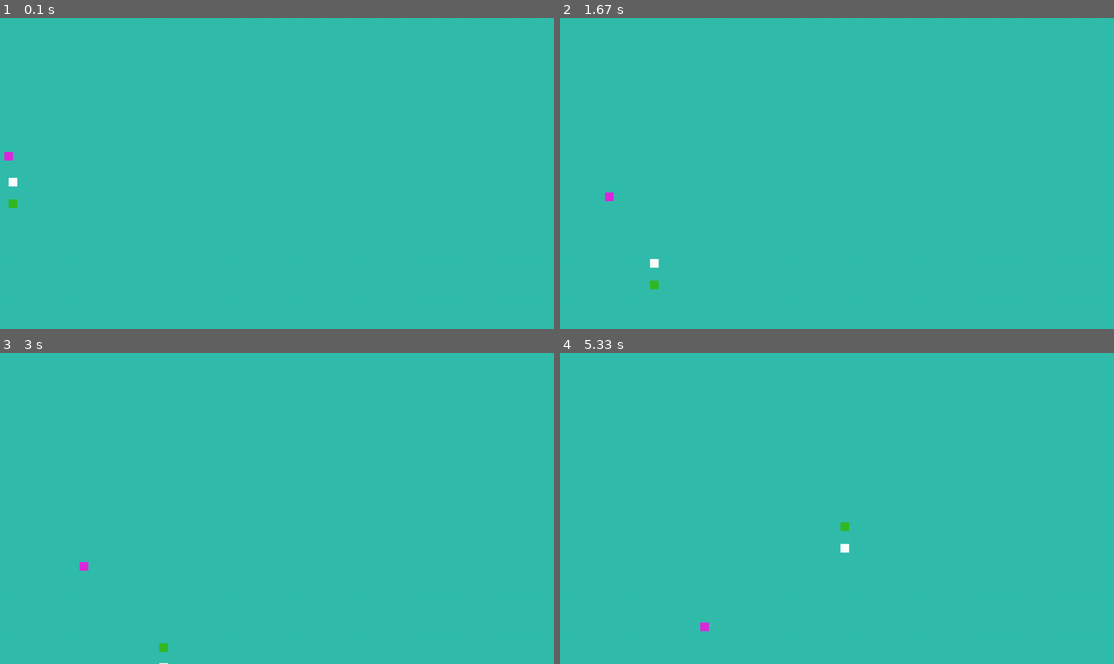
Above: before the commit, frames 1-4 (two rows, left to right).
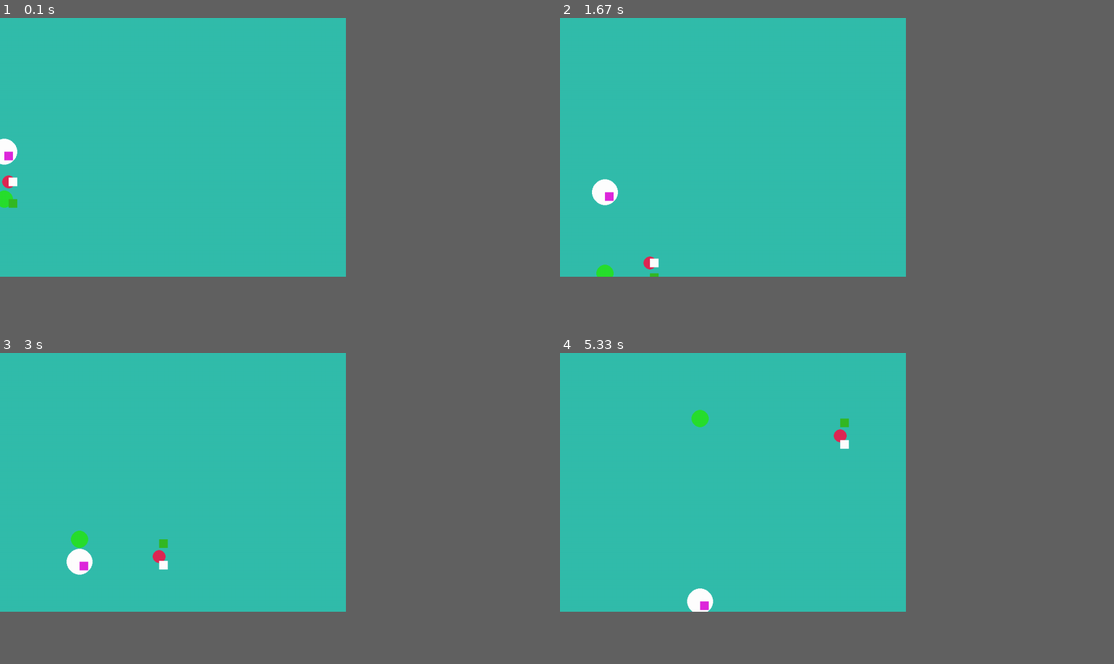
Above: after the commit, the same moments.

Repository: BalderBG/pygame-prueba
Game: pygame game, started from main.py
The game is run twice, just before and just after one commit, with the same random seed, the same clock (stepped at 60 frames per second) and the same inputs.
Inputs:
- Up to frame 1 (0.1 s): no input
- Up to frame 2 (1.67 s): no input
- Up to frame 3 (3 s): no input
- Up to frame 4 (5.33 s): no input
In our replay, the window is 900x506 before the commit and 562x421 after it. These sizes can differ from the game's own. Grey fills any space a smaller window leaves; there, only what the larger window draws over its background counts as a difference.

The runs differ from the first frame. In frame 1, 0.3% of the frame differs, in the area x 0-4%, y 38-62%; in frame 2, 0.5%; in frame 3, 0.6%; in frame 4, 0.8%, in the area x 22-53%, y 18-90%.

Commit message:
Actualizacion 0.3

Diff:
--- a/figura_class.py
+++ b/figura_class.py
@@ -20,3 +20,25 @@
 
     def dibujar(self,pantalla):
         pg.draw.rect(pantalla,self.color,(self.pos_x,self.pos_y,self.h,self.w))
+
+
+class Circulo:
+    def __init__(self,pos_x, pos_y, color=(255,255,255), radio = 10,vx=1, vy=1 ):
+        self.pos_x = pos_x
+        self.pos_y = pos_y
+        self.color = color
+        self.radio = radio
+        self.vx = vx
+        self.vy = vy
+
+    def mover(self,x_max,y_max):
+        self.pos_x += self.vx
+        self.pos_y += self.vy
+        if self.pos_x == x_max or self.pos_x == 0:
+            self.vx = self.vx*-1
+        if self.pos_y == y_max or self.pos_y == 0:
+            self.vy = self.vy*-1
+
+
+    def dibujar(self, pantalla):
+        pg.draw.circle(pantalla,self.color,(self.pos_x,self.pos_y), self.radio)
--- a/main.py
+++ b/main.py
@@ -1,10 +1,10 @@
 import pygame as pg
-from figura_class import Rectangulo
+from newfigura_class import Figura
 
 #inicializar todos los modulos de pygame, pantallas, objetos, eventos, sonidos, etc.
 pg.init()
-x_display=1280
-y_display=720
+x_display=800
+y_display=600
 
 #crear pantalla o sourface
 pantalla = pg.display.set_mode( (x_display,y_display) )#definicion de tamaño de pantalla
@@ -12,32 +12,45 @@
 
 game_over=True
 
-rectangulo1 = Rectangulo(0,300,(223, 40, 220))
-rectangulo2 = Rectangulo(0,350,vx=2,vy=2)
-rectangulo3 = Rectangulo(0,400,(52,185,36),vx=2,vy=2)
+rectangulo1 = Figura(0,300,(223, 40, 220))
+rectangulo2 = Figura(0,350,vx=2,vy=2)
+rectangulo3 = Figura(0,400,(52,185,36),vx=2,vy=2)
 
+circulo1 = Figura(0,300,radio=30)
+circulo2 = Figura(0,360, (223, 40, 84),radio=15,vx=2,vy=2 )
+circulo3 = Figura(0,400,(40, 223, 46),radio=20,vx=1,vy=2)
 
 while game_over:
-    for eventos in pg.event.get():#capturar todos los eventos mientras se ejecuta el bucle
+    for eventos in pg.event.get():  #captura  todos los eventos mientras se ejecuta el bucle
         print(eventos)
         if eventos.type == pg.QUIT:
             game_over = False
+
+
+
     pantalla.fill( (50, 189, 172) )#asignar un color a la pantalla
     #agregamos objeto a la pantalla
+
+    circulo1.mover(x_display,y_display)
+    circulo1.dibujarCirculo(pantalla)
+
+    circulo2.mover(x_display,y_display)
+    circulo2.dibujarCirculo(pantalla)
+
+    circulo3.mover(x_display,y_display)
+    circulo3.dibujarCirculo(pantalla)
+
 
     rectangulo1.mover(x_display,y_display)
     rectangulo2.mover(x_display,y_display)
     rectangulo3.mover(x_display,y_display)
 
     #draw.rect(sourceface,color en (rgb),posiciones(posicionX,posicionY,tamañoX,tamañoY))
-    rectangulo1.dibujar(pantalla)
-    rectangulo2.dibujar(pantalla)
-    rectangulo3.dibujar(pantalla)
-    """
-    pg.draw.rect(pantalla,rectangulo1.color,(rectangulo1.pos_x,rectangulo1.pos_y,rectangulo1.h,rectangulo1.w))
-    pg.draw.rect(pantalla,rectangulo2.color,(rectangulo2.pos_x,rectangulo2.pos_y,rectangulo2.h,rectangulo2.w))
-    pg.draw.rect(pantalla,rectangulo3.color,(rectangulo3.pos_x,rectangulo3.pos_y,rectangulo3.h,rectangulo3.w))
-    """
+
+    rectangulo1.dibujarRectangulo(pantalla)
+    rectangulo2.dibujarRectangulo(pantalla)
+    rectangulo3.dibujarRectangulo(pantalla)
+
     pg.display.flip()#funcion para cargar toda la configuracion que va dentro de la pantalla
 
 pg.quit()
--- /dev/null
+++ b/newfigura_class.py
@@ -0,0 +1,26 @@
+import pygame as pg
+
+class Figura:
+    def __init__(self,pos_x,pos_y,color=(255,255,255),vx=1,vy=1,w=20,h=20,radio=10):
+        self.pos_x = pos_x
+        self.pos_y = pos_y
+        self.color = color
+        self.w = w
+        self.h = h
+        self.vx = vx
+        self.vy = vy
+        self.radio = radio
+
+    def mover(self,x_max,y_max):
+        self.pos_x += self.vx
+        self.pos_y += self.vy
+        if self.pos_x == x_max or self.pos_x == 0:
+            self.vx = self.vx*-1
+        if self.pos_y == y_max or self.pos_y == 0:
+            self.vy = self.vy*-1
+
+    def dibujarCirculo(self,pantalla):
+        pg.draw.circle(pantalla,self.color,(self.pos_x,self.pos_y),self.radio)
+
+    def dibujarRectangulo(self,pantalla):
+         pg.draw.rect(pantalla,self.color,(self.pos_x,self.pos_y,self.h,self.w))
